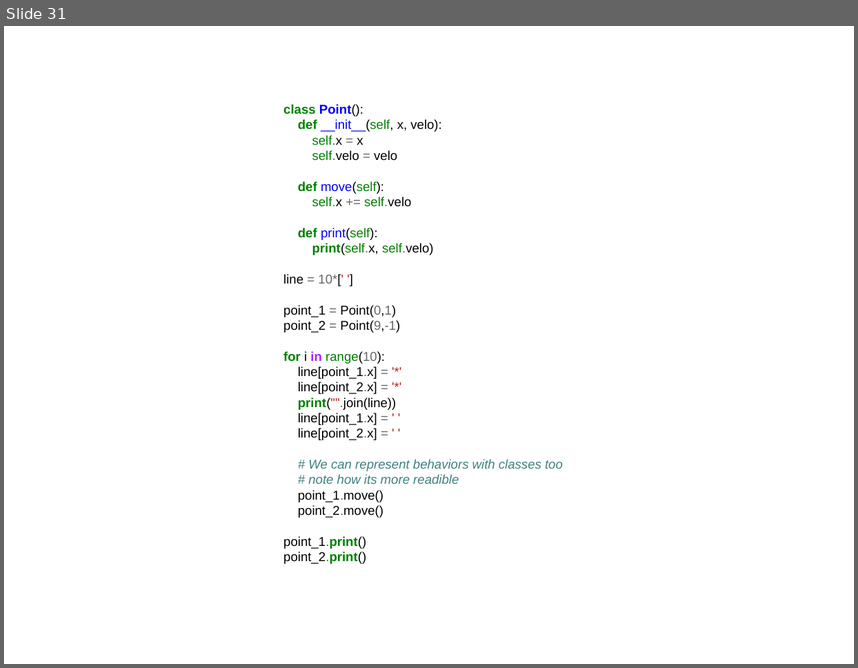
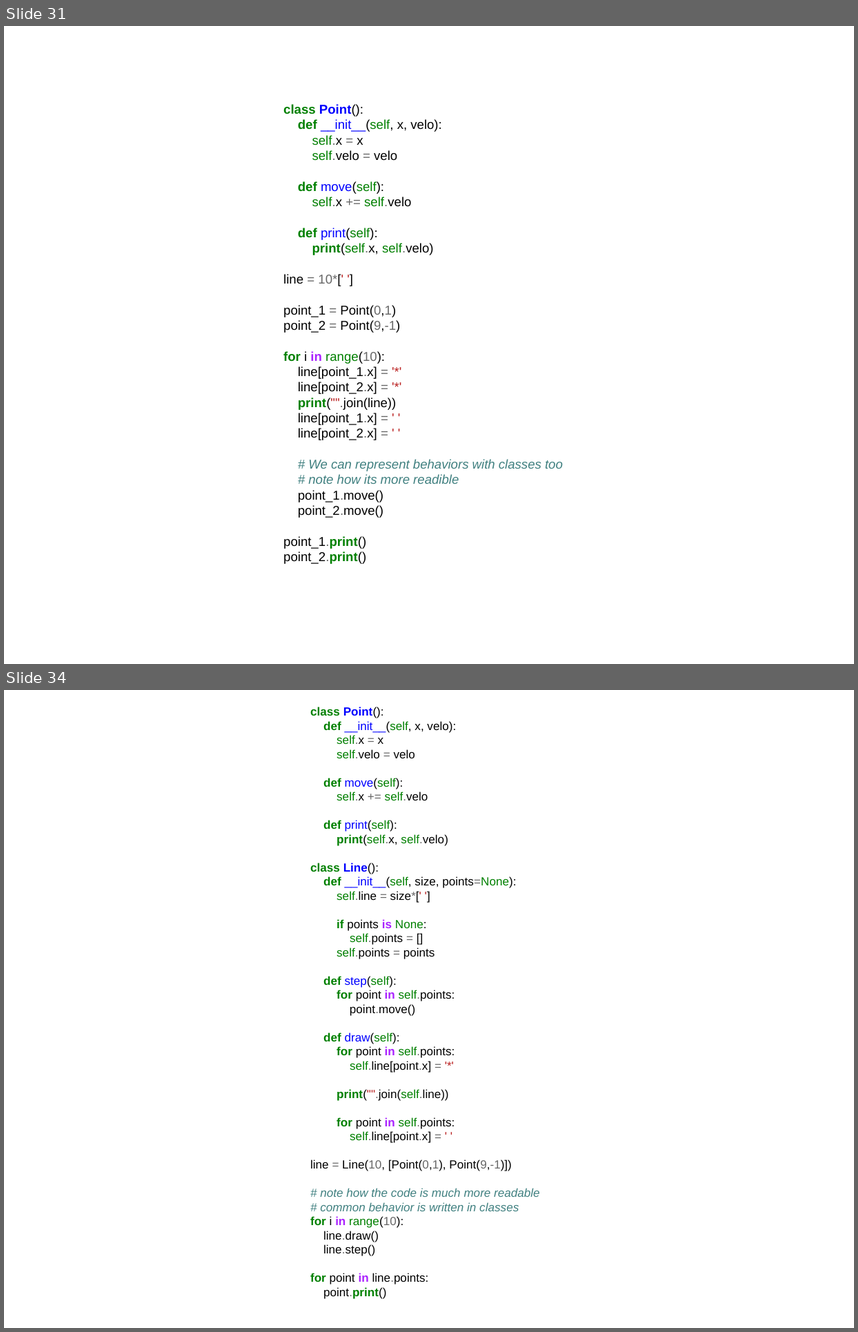
Before and after one commit to f0lie/basic_python_workshop, a slide deck: powerpoint.odp. Shown one above the other, each under a label of ours: slide 31 before the commit, slides 31 and 34 after it; the slides between them are not shown. The pictures are 858x668 and 858x1332 pixels, drawn with LibreOffice and Linux fonts; fonts in the diff are those of the drawing. Boxes give left, top, right and bottom in pixels: in the first picture for what was removed or moved away, otherwise in the second. Text is boxed around its words. In the diff, an @@ line names an element or a change of style, - is before the commit and + after.

Commit message:
Add line class

```diff
--- a/powerpoint.odp
+++ b/powerpoint.odp
@@ slide 34 added at box(4, 690, 854, 1328), background #FFFFFF @@
@@ text added at box(310, 707, 540, 1299), 11 pt, text #000000 @@
+class Point():
+def __init__(self, x, velo):
+self.x = x
+self.velo = velo
+def move(self):
+self.x += self.velo
+def print(self):
+print(self.x, self.velo)
+class Line():
+def __init__(self, size, points=None):
+self.line = size*[' ']
+if points is None:
+self.points = []
+self.points = points
+def step(self):
+for point in self.points:
+point.move()
+def draw(self):
+for point in self.points:
+self.line[point.x] = '*'
+print("".join(self.line))
+for point in self.points:
+self.line[point.x] = ' '
+line = Line(10, [Point(0,1), Point(9,-1)])
+# note how the code is much more readable
+# common behavior is written in classes
+for i in range(10):
+line.draw()
+line.step()
+for point in line.points:
+point.print()
```
Also in this commit, not shown: 2 other slides added, 1 other file.
